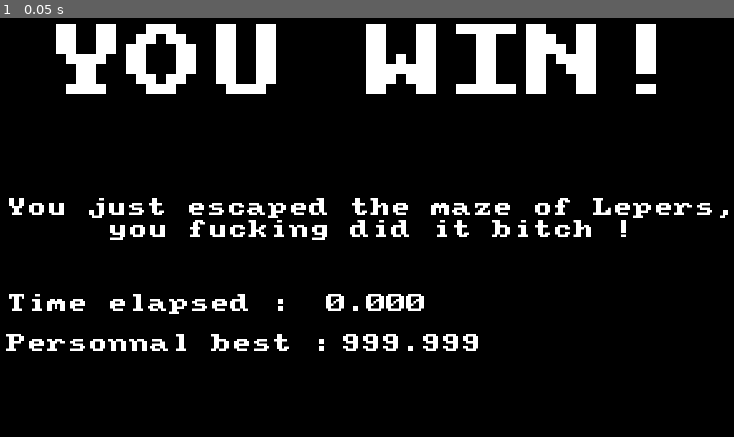
Above: before the commit, frame 1.
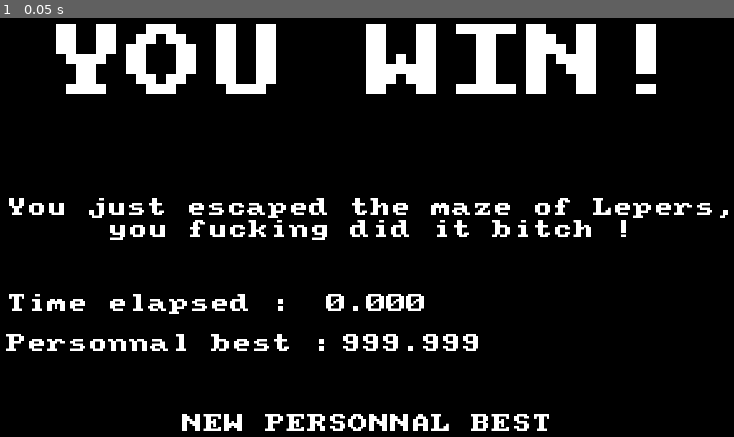
Above: after the commit, the same moment.

Repository: djalexkidd/horror-maze
Game: Godot game, scene res://scenes/WinScreen.tscn
Same seed, same stepped clock (60 frames per second), same inputs: the game is played once before the commit and once after it. This scene is started directly instead of the project's main scene.
Inputs:
- Up to frame 1 (0.05 s): no input

The runs differ from the first frame. In frame 1, 1.0% of the frame differs, in the area x 24-75%, y 94-99%.

Commit message:
Affiche un message si nouveau record

Diff:
--- a/scenes/WinScreen.tscn
+++ b/scenes/WinScreen.tscn
@@ -100,3 +100,15 @@
 custom_fonts/font = SubResource( 2 )
 text = "#"
 align = 2
+
+[node name="NewRecord" type="Label" parent="."]
+visible = false
+anchor_top = 1.0
+anchor_right = 1.0
+anchor_bottom = 1.0
+margin_top = -48.0
+margin_bottom = -16.0
+custom_colors/font_color = Color( 1, 1, 1, 1 )
+custom_fonts/font = SubResource( 2 )
+text = "NEW PERSONNAL BEST"
+align = 1
--- a/scripts/WinScreen.gd
+++ b/scripts/WinScreen.gd
@@ -5,6 +5,7 @@
 	$BestValue.text = str("%0.3f" % Global.personnal_best)
 	if Global.time < Global.personnal_best:
 		Global.personnal_best = Global.time
+		$NewRecord.show()
 		save_time()
 
 func save_time():
